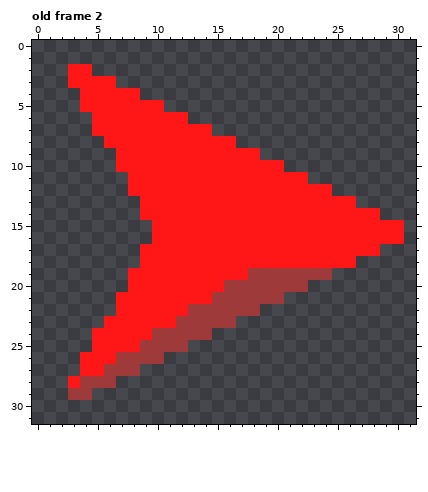
A pixel-art file gets an edit: raw/ship.aseprite. The picture above was drawn from the file before the commit.
32x32 pixels, 2 frames. Shown: old frame 2. The commit also changed other frames, which this record leaves out.
After the commit:
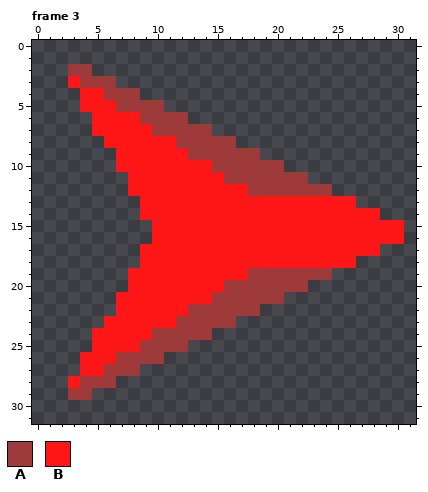
Palette (. is transparent): A #9e3a3a  B #ff1616
A new or re-ordered frame is compared with the old frame closest to it.
Change:
frames 2 -> 3
layer "Flattened" now shown
layer "Flattened Copy" removed
layer "Layer 2" removed
--- frame 3 is new; against old frame 2, layer "Flattened"
@@ x 0..31 @@
  1 ................................
- 2 ...BB...........................
- 3 ...BBBB.........................
- 4 ....BBBBB.......................
- 5 ....BBBBBBB.....................
- 6 .....BBBBBBBB...................
- 7 .....BBBBBBBBBB.................
- 8 ......BBBBBBBBBBB...............
- 9 .......BBBBBBBBBBBB.............
-10 .......BBBBBBBBBBBBBB...........
-11 ........BBBBBBBBBBBBBBB.........
-12 ........BBBBBBBBBBBBBBBBB.......
+ 2 ...AA...........................
+ 3 ...BAAA.........................
+ 4 ....BBAAA.......................
+ 5 ....BBBAAAA.....................
+ 6 .....BBBBAAAA...................
+ 7 .....BBBBBAAAAA.................
+ 8 ......BBBBBBAAAAA...............
+ 9 .......BBBBBBAAAAAA.............
+10 .......BBBBBBBBAAAAAA...........
+11 ........BBBBBBBBAAAAAAA.........
+12 ........BBBBBBBBBBAAAAAAA.......
 13 .........BBBBBBBBBBBBBBBBBB.....
Changed places in both pictures, as pixel boxes (x1, y1, x2, y2):
changed: (68, 64, 332, 196)
